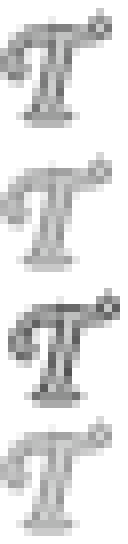
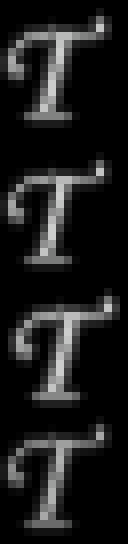
The second 128px x 544px image is a revision of the first. Changes to its layers:
showed "Background" over [0, 0, 128, 544]
